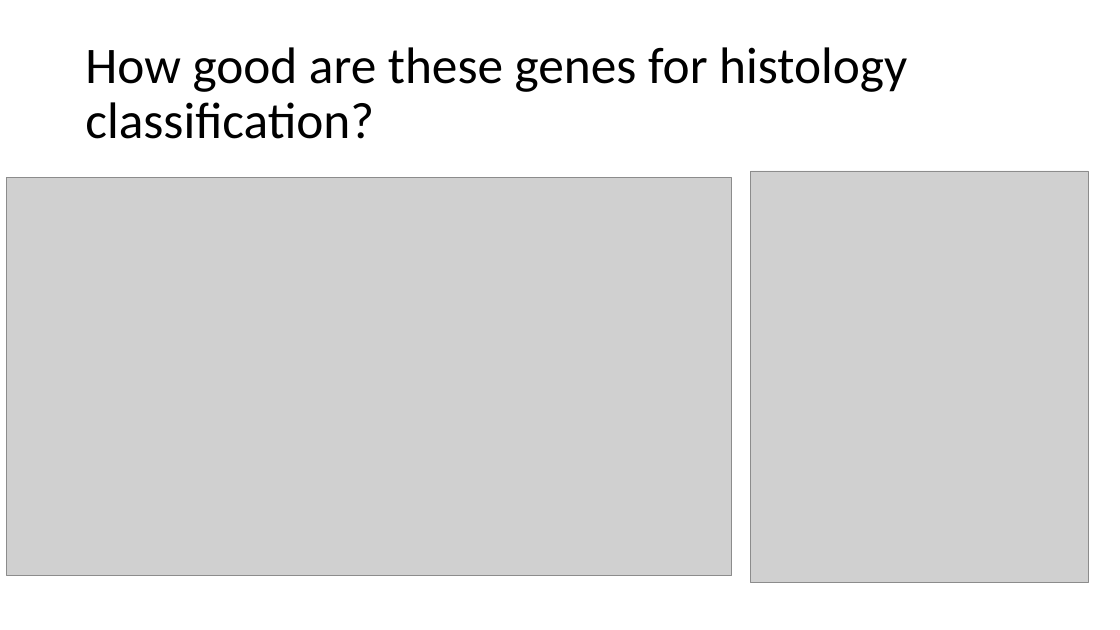
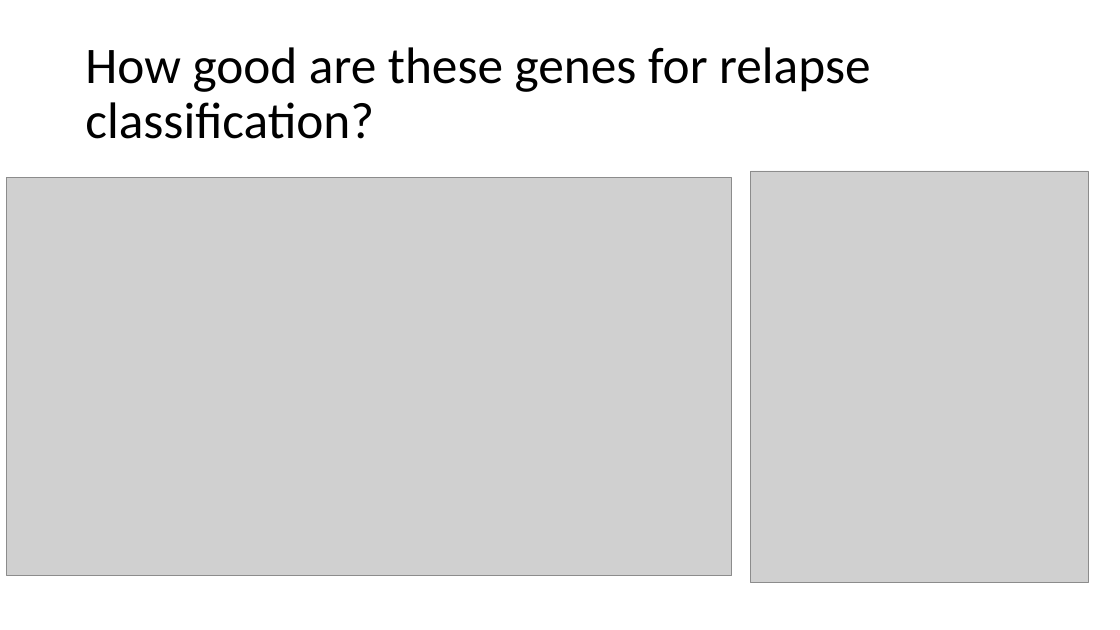
Before and after one commit to shehbeel/liquid-biopsy-analysis, a slide deck: slide 16 of liquid_biopsy_machine_learning.pptx. Drawn at 1120x630 pixels with LibreOffice and Linux fonts; fonts in the diff are those of the drawing; grey boxes stand for pictures. Boxes give left, top, right and bottom in pixels: in the first picture for what was removed or moved away, otherwise in the second. Text is boxed around its words. In the diff, an @@ line names an element or a change of style, - is before the commit and + after.

```diff
--- a/liquid_biopsy_machine_learning.pptx
+++ b/liquid_biopsy_machine_learning.pptx
@@ title at (85,47,870,139): text changed @@
-How good are these genes for histology classification?
+How good are these genes for relapse classification?
```
Also in this commit, not shown: 2 slides added.
